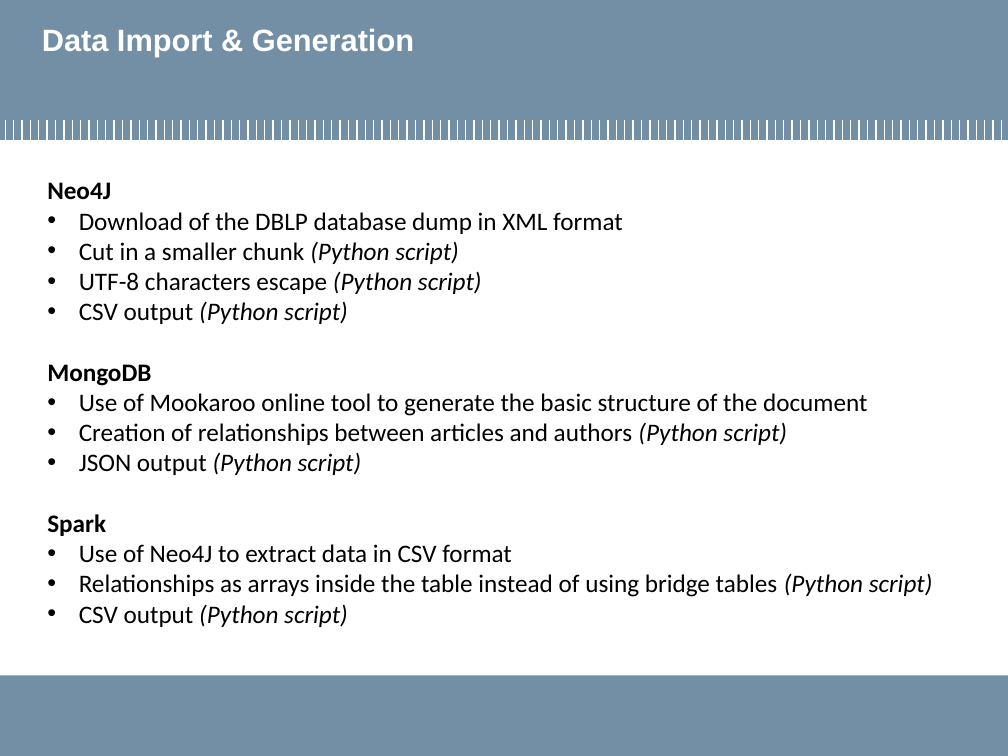
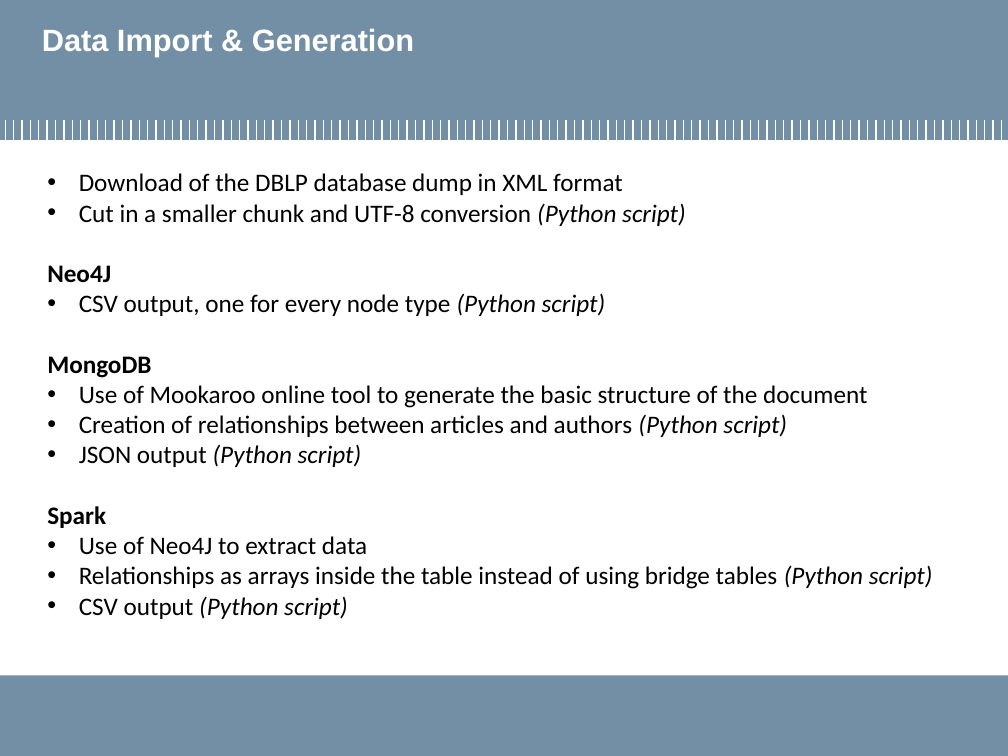
Before and after one commit to MarcoLucaPrevitera/BigData-Project, a slide deck: slide 16 of Presentation/FinalPresentation.pptx. Drawn at 1008x756 pixels with LibreOffice and Linux fonts; fonts in the diff are those of the drawing; background and template pictures are left out. Boxes give left, top, right and bottom in pixels: in the first picture for what was removed or moved away, otherwise in the second. Text is boxed around its words. In the diff, an @@ line names an element or a change of style, - is before the commit and + after.

```diff
--- a/Presentation/FinalPresentation.pptx
+++ b/Presentation/FinalPresentation.pptx
@@ text "Download of the DBLP database ..." moved from (x1=47, y1=182, x2=933, y2=627) to (x1=47, y1=173, x2=933, y2=619) @@
@@ text at (x1=79, y1=173, x2=686, y2=226): paragraphs added @@
+• Download of the DBLP database dump in XML format
+• Cut in a smaller chunk and UTF-8 conversion (Python script)
@@ text at (x1=79, y1=293, x2=606, y2=316): text changed @@
-• Download of the DBLP database dump in XML format
-• Cut in a smaller chunk (Python script)
-• UTF-8 characters escape (Python script)
-• CSV output (Python script)
+• CSV output, one for every node type (Python script)
@@ text at (x1=79, y1=536, x2=367, y2=555): text changed @@
-• Use of Neo4J to extract data in CSV format
+• Use of Neo4J to extract data
```
Also in this commit, not shown: 4 other slides changed, 1 other file.
